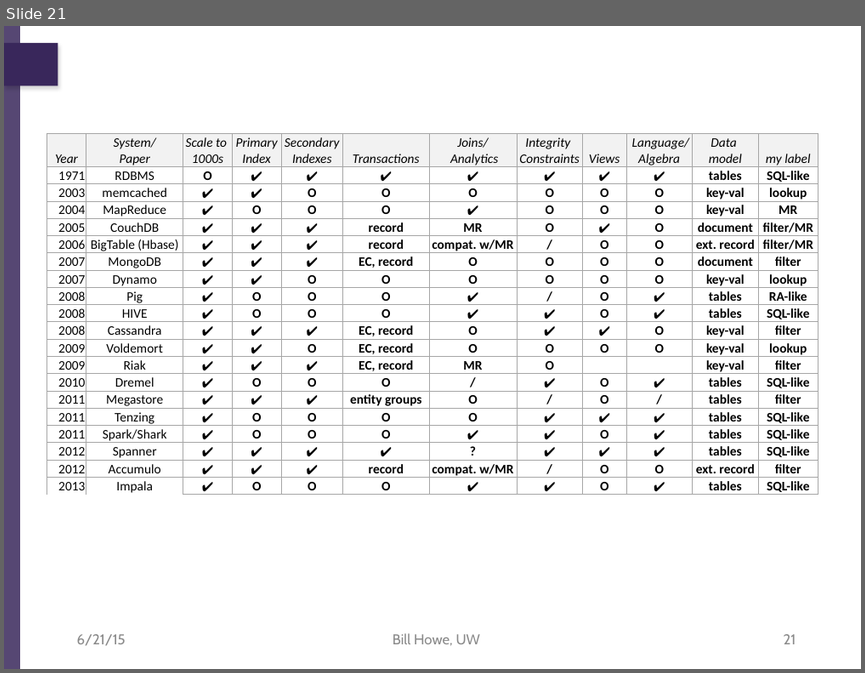
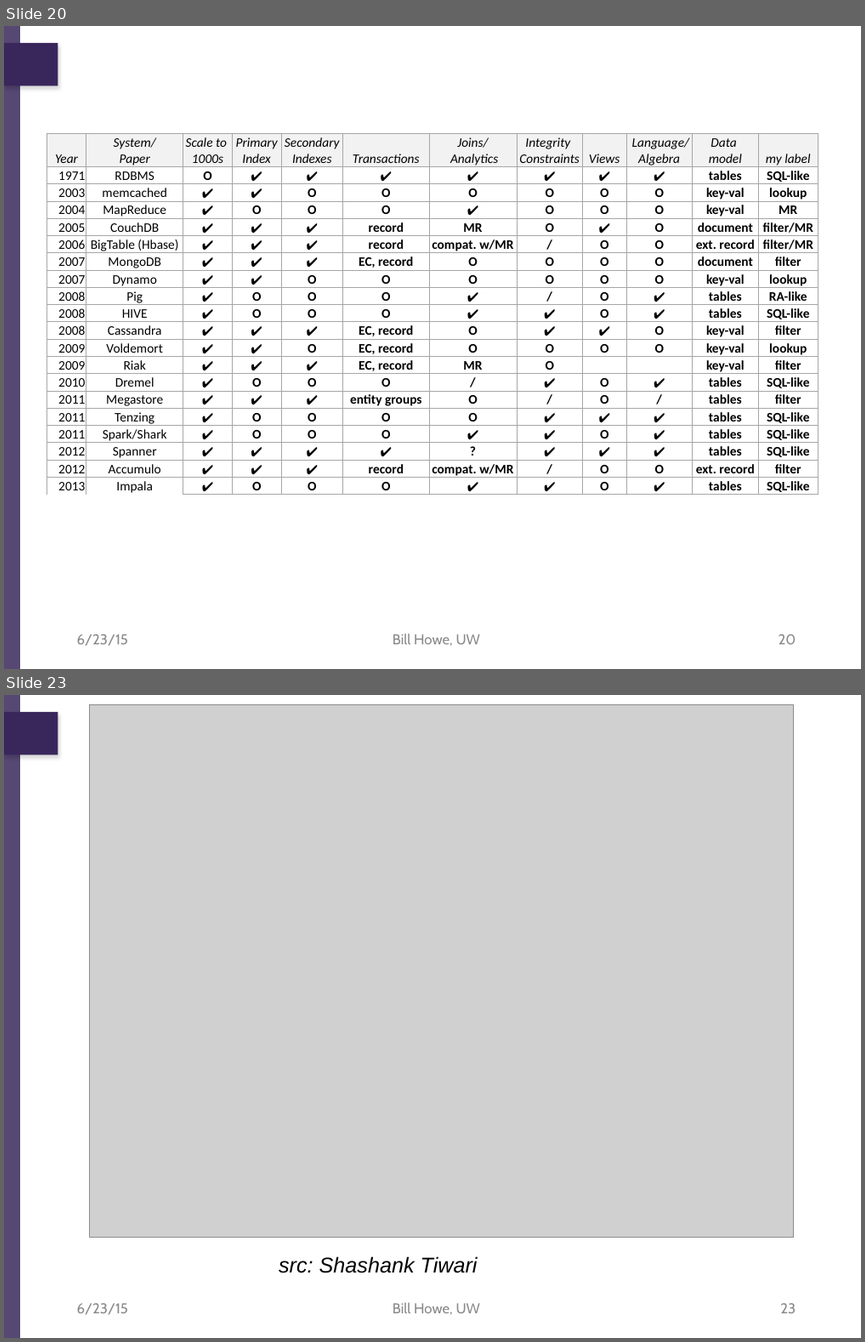
Before and after one commit to billhowe/datasci_course_materials, a slide deck: day1_data_management/part3_nosql/06_nosql.pptx. Shown one above the other, each under a label of ours: slide 21 before the commit, slides 20 and 23 after it; the slides between them are not shown. The pictures are 865x673 and 865x1342 pixels, drawn with LibreOffice and Linux fonts; fonts in the diff are those of the drawing; grey boxes stand for pictures; background and template pictures are left out. Boxes give left, top, right and bottom in pixels: in the first picture for what was removed or moved away, otherwise in the second. Text is boxed around its words. In the diff, an @@ line names an element or a change of style, - is before the commit and + after.

```diff
--- a/day1_data_management/part3_nosql/06_nosql.pptx
+++ b/day1_data_management/part3_nosql/06_nosql.pptx
@@ slide 23 added at [4,695,861,1338], background #FFFFFF; not listed: 2 template elements that a slide beside it also shows @@
@@ picture added at [90,704,794,1237] @@
@@ text added at [279,1256,477,1273], 18 pt, text #000000, italic @@
+src: Shashank Tiwari
@@ text added at [77,1303,128,1315], 12 pt, text #898989 @@
+6/23/15
@@ text added at [392,1302,480,1315], 12 pt, text #898989 @@
+Bill Howe, UW
@@ page number added at [780,1303,795,1313], 12 pt, text #898989 @@
+23
@@ what was slide 21 is now slide 20 @@
@@ slide 20 changed as well @@
@@ text at [77,634,128,646]: text changed @@
-6/21/15
+6/23/15
@@ page number at [778,634,796,644]: text changed @@
-21
+20
```
Also in this commit, not shown: 20 other slides changed, 6 other slides added, 2 slides removed.
